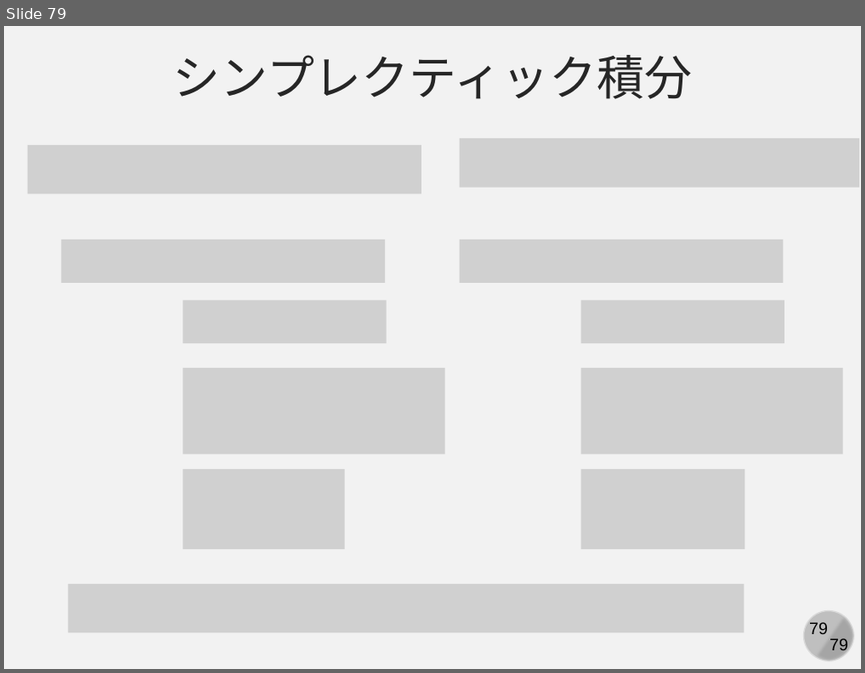
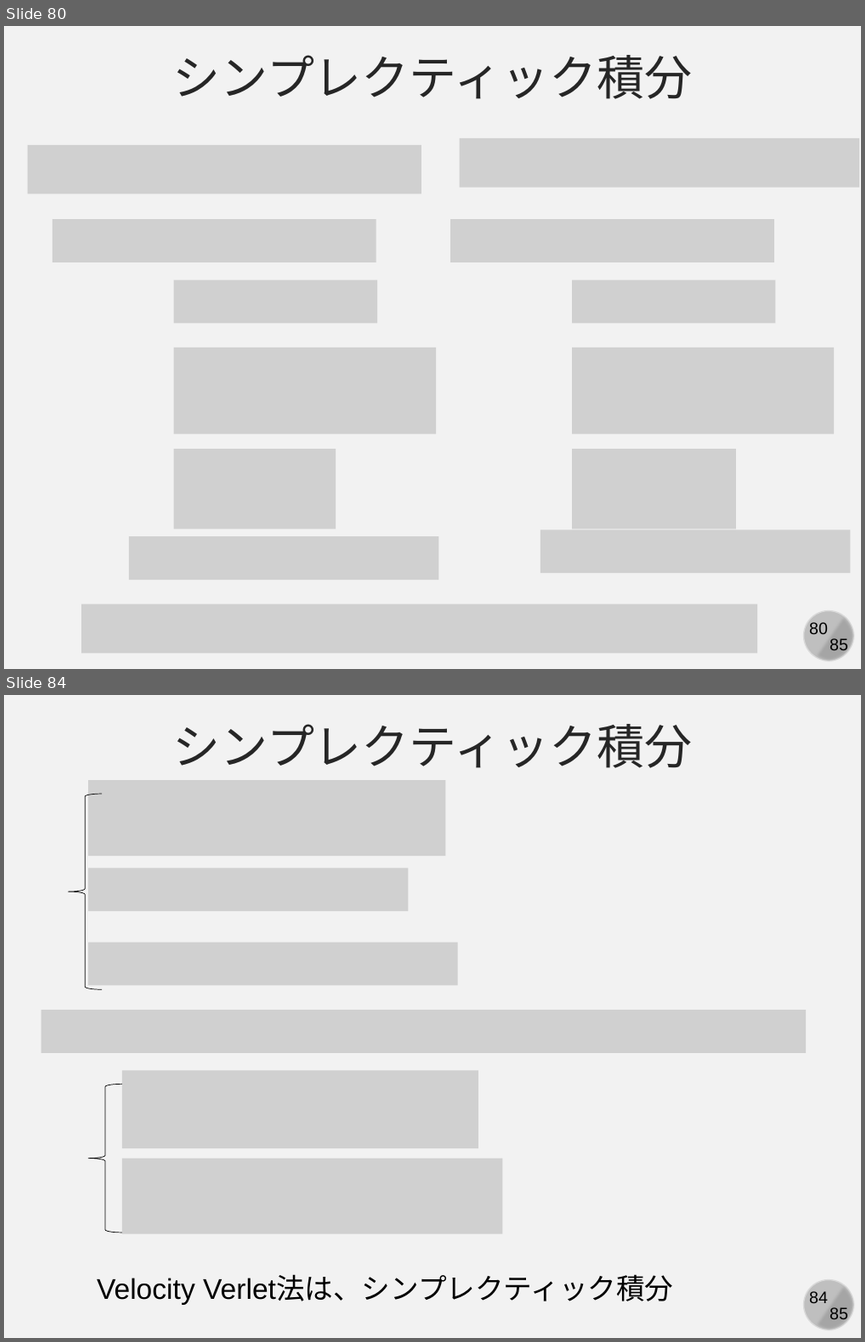
Before and after one commit to kaityo256/simulation_engineering, a slide deck: 05_md_basic/simulation05.pptx. Shown one above the other, each under a label of ours: slide 79 before the commit, slides 80 and 84 after it; the slides between them are not shown. The pictures are 865x673 and 865x1342 pixels, drawn with LibreOffice and Linux fonts; fonts in the diff are those of the drawing; grey boxes stand for pictures. Boxes give left, top, right and bottom in pixels: in the first picture for what was removed or moved away, otherwise in the second. Text is boxed around its words. In the diff, an @@ line names an element or a change of style, - is before the commit and + after.

```diff
--- a/05_md_basic/simulation05.pptx
+++ b/05_md_basic/simulation05.pptx
@@ slide 84 added at (4,695,861,1338), background #F2F2F2; not listed: 4 template elements that a slide beside it also shows @@
@@ text added at (173,724,692,768), 40 pt, text #262626 @@
+シンプレクティック積分
@@ left brace added at (69,794,102,989), outline #000000 0.5 pt @@
@@ picture added at (88,780,445,855) @@
@@ picture added at (88,868,408,911) @@
@@ picture added at (88,941,457,985) @@
@@ picture added at (41,1009,805,1052) @@
@@ picture added at (122,1071,478,1148) @@
@@ left brace added at (88,1084,121,1232), outline #000000 0.5 pt @@
@@ picture added at (122,1157,503,1233) @@
@@ text added at (97,1276,673,1304), 24 pt, text #000000 @@
+Velocity Verlet法は、シンプレクティック積分
@@ what was slide 79 is now slide 80 @@
@@ slide 80 changed as well @@
@@ 8 pictures: place and size @@
-8 pictures at (62,239,843,550)
+8 pictures at (52,219,834,529)
@@ picture added at (540,530,851,573) @@
@@ picture added at (129,536,439,578) @@
@@ picture: place and size @@
-picture at (69,584,744,633)
+picture at (82,603,758,652)
@@ page number at (809,622,828,634): text changed @@
-79
+80
@@ text at (829,638,848,654): text changed @@
-79
+85
```
Also in this commit, not shown: 78 other slides changed, 5 other slides added.
